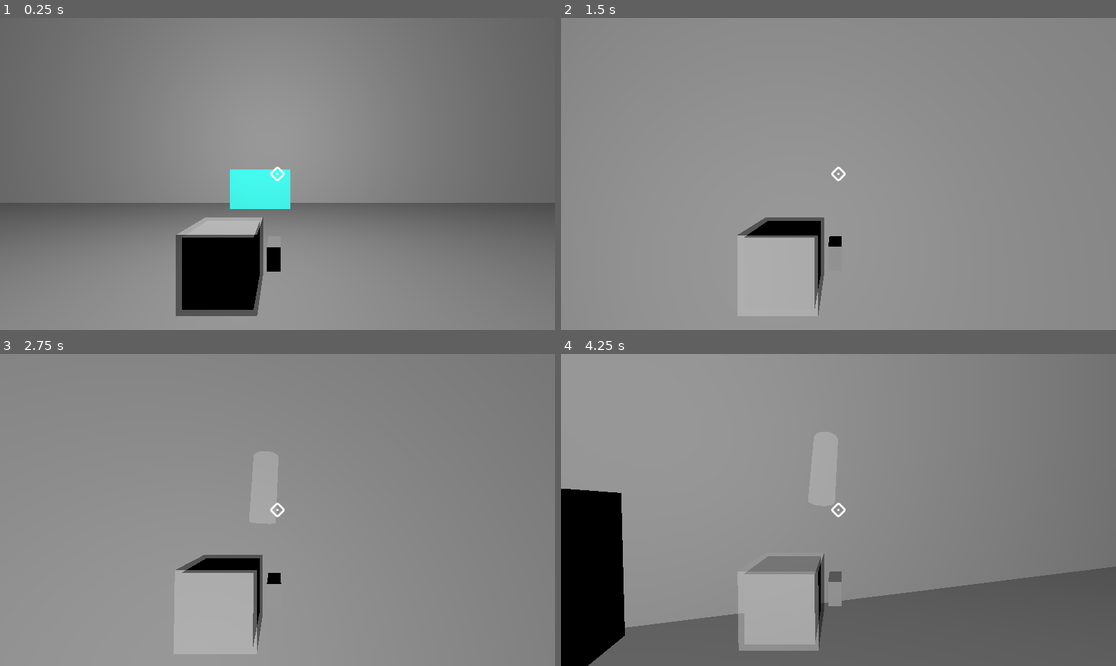
Above: before the commit, frames 1-4 (two rows, left to right).
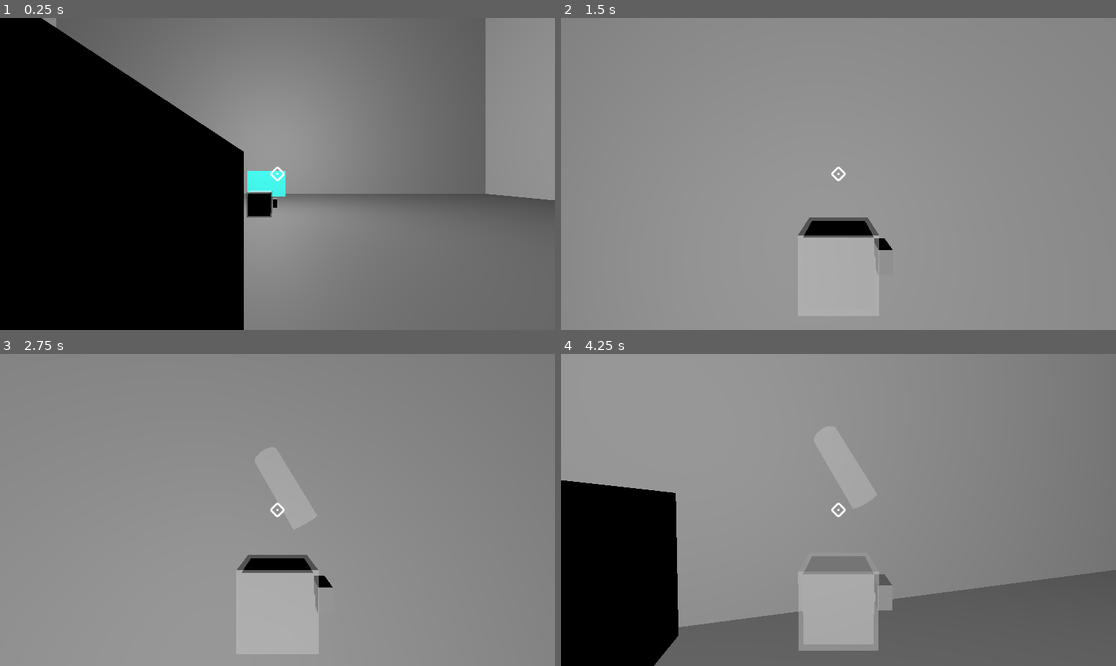
Above: after the commit, the same moments.

Repository: Silverkeybord/Reclaim
Game: Godot game, scene res://Scenes/ship/ship.tscn
The game is run twice, just before and just after one commit, with the same random seed, the same clock (stepped at 60 frames per second) and the same inputs.
Inputs (mouse positions are in pixels of both pictures, inside the frame that each line leads up to):
- Up to frame 1 (0.25 s): no input
- Up to frame 2 (1.5 s): tap Enter at 0.5 s; move the mouse to (866, 174) at 0.52 s; press the mouse at (866, 174) at 0.53 s; hold W (forward) from 0.53 s (still down); tap Q (build_mode) at 0.6 s; tap Space (jump) at 0.77 s; move the mouse to (810, 174) at 1.27 s; release the mouse at (810, 174) at 1.28 s; click (810, 174) at 1.35 s
- Up to frame 3 (2.75 s): keep holding W (forward); tap Space (jump) at 1.52, 2 s; tap Q (build_mode) at 1.55, 2.1 s; move the mouse to (288, 503) at 2.02 s; press the mouse at (288, 503) at 2.03 s
- Up to frame 4 (4.25 s): keep holding W (forward); move the mouse to (832, 516) at 2.77 s; release the mouse at (832, 516) at 2.78 s; tap F (change_build_mode) at 2.85 s; tap Space (jump) at 3.02, 3.77 s; tap Q (build_mode) at 3.05 s; tap Enter at 3.5 s; move the mouse to (877, 513) at 3.52 s; press the mouse at (877, 513) at 3.53 s; tap E (interact) at 3.6 s

The runs differ from the first frame. In frame 1, 47% of the frame differs, in the area x 0-100%, y 0-100%; in frame 2, 2.4%; in frame 3, 4.3%; in frame 4, 14%.
Error in both runs: Attempt to call function 'list_dir_begin' in base 'null instance' on a null instance. (res://Scripts/globals/game_data.gd:43)

Commit message:
Refactor player camera/weapon, add save & shorthand
Restructure player camera and weapon wiring, add game save/load and shorthand formatting, and apply assorted fixes.

- Player/player.tscn: reworked SpringArm hierarchy (SpringArm3D2 -> SpringArm3D) to add Z-axis arm, moved/renamed gun instance to "pistol", adjusted transforms, added pick_up Area and collision shape, and updated node paths for aim_ray.
- scenes/weapons/gun.tscn & scripts/weapons/gun.gd: added a RayCast3D (gun_ray) and exported gun_ray to allow weapon ray checks separate from camera ray.
- Scripts/player/camera_control.gd: added z_axis_spring_arm export and logic to update its length/position for first/third-person zoom.
- Scripts/player/player.gd: tightened hit overlay timing, switched shooting logic to use weapon.gun_ray when available, and added a debug print of Global.return_amount_shorthand.
- Scripts/globals/Global.gd: added SAVE_PATH and save_game/load_game/reset_game functions; increased MAX_SPHERES and added constants for shorthand formatting; replaced old get_amount_shorthand with return_amount_shorthand that uses magnitude/suffix logic.
- Scripts/enemies/base_enemy.gd: offset enemy spawn Y so spawned enemies sit on the floor.
- Scenes/enemies/enemy.tscn: fixed resource path casing for drop scene (res://scenes/...).
- Scenes/maps/remote_island.tscn & data/wave/remote_island.tres: adjusted marker/collision transforms
- Scripts/turrets/turret_slot.gd: removed redundant can_place/ cooldown lines in build_base.
- export_presets.cfg: updated include_filter and debug/export_console_wrapper.
- Removed binary build Reclaim_0.1_prototyping.exe from repo.

These changes improve camera/aim fidelity, separate camera and weapon raycasts for more accurate shooting, add basic persistent save support, and introduce readable numeric shorthand formatting.

Diff:
--- a/Reclaim/Scenes/enemies/enemy.tscn
+++ b/Reclaim/Scenes/enemies/enemy.tscn
@@ -1,7 +1,7 @@
 [gd_scene format=3 uid="uid://bsspjwwk4bvma"]
 
 [ext_resource type="Script" uid="uid://2m7df3t2upw4" path="res://scripts/enemies/base_enemy.gd" id="1_wbq3y"]
-[ext_resource type="PackedScene" uid="uid://qtk76i5mawjs" path="res://Scenes/enemies/drop.tscn" id="2_notgg"]
+[ext_resource type="PackedScene" uid="uid://qtk76i5mawjs" path="res://scenes/enemies/drop.tscn" id="2_notgg"]
 
 [sub_resource type="SphereShape3D" id="SphereShape3D_notgg"]
 
--- a/Reclaim/Scenes/maps/remote_island.tscn
+++ b/Reclaim/Scenes/maps/remote_island.tscn
@@ -101,16 +101,16 @@
 [node name="enemy_spawn_markers" type="Node" parent="." unique_id=1301469332]
 
 [node name="Marker3D3" type="Marker3D" parent="enemy_spawn_markers" unique_id=596874140 groups=["enemy_spawn_markers"]]
-transform = Transform3D(1, 0, 0, 0, 1, 0, 0, 0, 1, 90, 0, 0)
+transform = Transform3D(1, 0, 0, 0, 1, 0, 0, 0, 1, 90, -4, 0)
 
 [node name="Marker3D4" type="Marker3D" parent="enemy_spawn_markers" unique_id=166271002 groups=["enemy_spawn_markers"]]
-transform = Transform3D(1, 0, 0, 0, 1, 0, 0, 0, 1, -90, 0, 0)
+transform = Transform3D(1, 0, 0, 0, 1, 0, 0, 0, 1, -90, -4, 0)
 
 [node name="Marker3D2" type="Marker3D" parent="enemy_spawn_markers" unique_id=991813210 groups=["enemy_spawn_markers"]]
-transform = Transform3D(1, 0, 0, 0, 1, 0, 0, 0, 1, 0, 0, -90)
+transform = Transform3D(1, 0, 0, 0, 1, 0, 0, 0, 1, 0, -4, -90)
 
 [node name="Marker3D5" type="Marker3D" parent="enemy_spawn_markers" unique_id=446555927 groups=["enemy_spawn_markers"]]
-transform = Transform3D(1, 0, 0, 0, 1, 0, 0, 0, 1, 0, 0, 89.21158)
+transform = Transform3D(1, 0, 0, 0, 1, 0, 0, 0, 1, 0, -4, 89.21158)
 
 [node name="map" type="Node" parent="." unique_id=218265755]
 
@@ -125,7 +125,7 @@
 debug_color = Color(0, 0, 0, 1)
 
 [node name="CollisionShape3D2" type="CollisionShape3D" parent="map/enemy_only_path" unique_id=1460039863]
-transform = Transform3D(0.81915194, -0.40557978, 0.4055798, 0, 0.7071067, 0.7071067, -0.57357645, -0.5792281, 0.5792279, -7.579359, -3.4636104, -63.063274)
+transform = Transform3D(0.81915194, -0.40557978, 0.4055798, 0, 0.7071067, 0.7071067, -0.57357645, -0.5792281, 0.5792279, -7.56, -3.51, -63.063)
 shape = SubResource("BoxShape3D_7wlnk")
 debug_color = Color(0, 0, 0, 1)
 
@@ -135,7 +135,7 @@
 debug_color = Color(0, 0, 0, 1)
 
 [node name="CollisionShape3D4" type="CollisionShape3D" parent="map/enemy_only_path" unique_id=1128137135]
-transform = Transform3D(1, 0, 0, 0, 0.6873791, -0.7262988, 0, 0.7262988, 0.6873791, 13.651631, -3.4868546, -77.84124)
+transform = Transform3D(1, 0, 0, 0, 0.6873791, -0.7262988, 0, 0.7262988, 0.6873791, 13.651631, -3.4481936, -77.882)
 shape = SubResource("BoxShape3D_0k5vl")
 debug_color = Color(0, 0, 0, 1)
 
--- a/Reclaim/Scenes/player/player.tscn
+++ b/Reclaim/Scenes/player/player.tscn
@@ -20,6 +20,8 @@
 transparency = 1
 albedo_color = Color(0.8117647, 0.8117647, 0.8117647, 0.44313726)
 
+[sub_resource type="SphereShape3D" id="SphereShape3D_qek5x"]
+
 [sub_resource type="SphereShape3D" id="SphereShape3D_xxarj"]
 radius = 10.0
 
@@ -29,7 +31,7 @@
 script = ExtResource("1_eo61r")
 interact_overlay = NodePath("interact_overlay")
 hit_overlay = NodePath("hit_overlay")
-aim_ray = NodePath("SpringArm3D/RayCast3D")
+aim_ray = NodePath("SpringArm3D2/SpringArm3D/RayCast3D")
 gun_piviot = NodePath("gun_piviot")
 shooting_timer = NodePath("gun_piviot/shoot_timer")
 turret_holagram_scene = ExtResource("2_6upyo")
@@ -48,32 +50,46 @@
 mesh = SubResource("BoxMesh_6upyo")
 surface_material_override/0 = SubResource("StandardMaterial3D_xxarj")
 
-[node name="SpringArm3D" type="SpringArm3D" parent="." unique_id=1017678808 node_paths=PackedStringArray("player", "spring_arm", "gun_piviot")]
-transform = Transform3D(1, 0, 0, 0, 1, 0, 0, 0, 1, 0.75, 1.25, 0)
-spring_length = 3.0
+[node name="SpringArm3D2" type="SpringArm3D" parent="." unique_id=1504848558]
+transform = Transform3D(-4.371139e-08, 0, 1, 0, 1, 0, -1, 0, -4.371139e-08, 0, 1.25, 0)
+shape = SubResource("SphereShape3D_qek5x")
+spring_length = 0.75
+
+[node name="SpringArm3D" type="SpringArm3D" parent="SpringArm3D2" unique_id=1017678808 node_paths=PackedStringArray("player", "spring_arm", "gun_piviot", "z_axis_spring_arm")]
+transform = Transform3D(-4.371139e-08, 0, -1, 0, 1, 0, 1, 0, -4.371139e-08, -3.278354e-08, 0, 0.75)
+spring_length = 10.0
 script = ExtResource("2_mxepk")
-player = NodePath("..")
+player = NodePath("../..")
 spring_arm = NodePath(".")
-gun_piviot = NodePath("../gun_piviot")
-
-[node name="Third person" type="Camera3D" parent="SpringArm3D" unique_id=918761004]
+gun_piviot = NodePath("../../gun_piviot")
+z_axis_spring_arm = NodePath("..")
+
+[node name="Third person" type="Camera3D" parent="SpringArm3D2/SpringArm3D" unique_id=918761004]
 current = true
 
-[node name="RayCast3D" type="RayCast3D" parent="SpringArm3D" unique_id=49309072]
+[node name="RayCast3D" type="RayCast3D" parent="SpringArm3D2/SpringArm3D" unique_id=49309072]
 transform = Transform3D(1, 0, 0, 0, 1, 0, 0, 0, 1, 0, 0, -0.5)
 target_position = Vector3(0, 0, -150)
 collision_mask = 25
 collide_with_areas = true
 
 [node name="gun_piviot" type="Node3D" parent="." unique_id=2066967989]
-transform = Transform3D(1, 0, 0, 0, 1, 0, 0, 0, 1, 0.7, 0, 0)
-
-[node name="Gun" parent="gun_piviot" unique_id=1312602602 node_paths=PackedStringArray("player") instance=ExtResource("4_xxarj")]
-transform = Transform3D(1, 0, 0, 0, 1, 0, 0, 0, 1, 0, 0.1, -0.125)
+transform = Transform3D(1, 0, 0, 0, 1, 0, 0, 0, 1, 0.65, 0.1, 0)
+
+[node name="pistol" parent="gun_piviot" unique_id=1312602602 node_paths=PackedStringArray("player") instance=ExtResource("4_xxarj")]
 player = NodePath("../..")
+metadata/_edit_lock_ = true
 
 [node name="shoot_timer" type="Timer" parent="gun_piviot" unique_id=1614041456]
 wait_time = 0.2
+
+[node name="pick_up_area" type="Area3D" parent="." unique_id=1724560040 groups=["drop"]]
+visible = false
+collision_layer = 4
+collision_mask = 128
+
+[node name="pick_up_shape" type="CollisionShape3D" parent="pick_up_area" unique_id=713600423]
+shape = SubResource("SphereShape3D_xxarj")
 
 [node name="normal_reticle" type="TextureRect" parent="." unique_id=1247984658]
 anchors_preset = 8
@@ -226,12 +242,5 @@
 texture = ExtResource("8_6k3cy")
 stretch_mode = 3
 
-[node name="pick_up_area" type="Area3D" parent="." unique_id=1724560040 groups=["drop"]]
-collision_layer = 4
-collision_mask = 128
-
-[node name="pick_up_shape" type="CollisionShape3D" parent="pick_up_area" unique_id=713600423]
-shape = SubResource("SphereShape3D_xxarj")
-
 [connection signal="timeout" from="gun_piviot/shoot_timer" to="." method="_on_shoot_timer_timeout"]
 [connection signal="body_entered" from="pick_up_area" to="." method="_on_pick_up_area_body_entered"]
--- a/Reclaim/Scripts/globals/Global.gd
+++ b/Reclaim/Scripts/globals/Global.gd
@@ -13,6 +13,7 @@
 
 # CONSTANTS ===============================================================
 # MISC --------------------------------------------------------------------
+const SAVE_PATH : String = "user://reclaim.save"
 const GRAVITY : float = 40.0
 const DEFAULT_BULLET_TRAIL_KEY : String = "default"
 const PROBABLITY_DIVIDE_CONSTANT : float = 100.0
@@ -20,8 +21,18 @@
 
 # CAPS --------------------------------------------------------------------
 const MAX_DROPS : int = 250
-const MAX_SPHERES : int = 100
+const MAX_SPHERES : int = 300
 const MAX_DAMAGE_INDICATIONS : int = 100
+const ORDER_OF_MAGNITUDE : int = 10
+const HUNDRED_THRESHOLD : int = 3
+const SHORT_HAND_NUDGE : float = 1e-9
+const MAX_SHORTHAND_MAGNITUDE : int = 12
+const MAX_TEXT : String = "MAX"
+const SHORTHAND_THRESHOLDS : Dictionary = {
+	int(9) : "B",
+	int(6) : "M",
+	int(3) : "K",
+}
 
 # EFFECTS SCENES ----------------------------------------------------------
 const TEMP_SOUND_SCENE : PackedScene = preload("res://scenes/misc/temp_sound_scene.tscn")
@@ -121,42 +132,67 @@
 	new_indication.init()
 
 
-## Converts large integers into human-readable shorthand formatting.
-## --- Made With Gemini ---
-func get_amount_shorthand(value: int) -> String:
-	const THOUSAND_LIMIT : float = 1_000.0
-	const MILLION_LIMIT  : float = 1_000_000.0
-	const BILLION_LIMIT  : float = 1_000_000_000.0
+## Converts large integers into shorthand notation (e.g. 1_500 → "1.5K")
+func return_amount_shorthand(value: float) -> String:
+	var magnitude : int = floori(log(value) / log(ORDER_OF_MAGNITUDE) + SHORT_HAND_NUDGE)
+	var magnitude_divisor : int
+	var suffix : String
+	var decimal_point_needed : bool = false
 
-	const SUFFIX_THOUSAND : String = "K"
-	const SUFFIX_MILLION  : String = "M"
-	const SUFFIX_BILLION  : String = "B"
+	if value <= 0:
+		return str(int(value))
 
-	const STRING_FORMAT_ONE_DECIMAL : String = "%.1f"
-	const FLOATING_POINT_ZERO_TRAIL : String = ".0"
+	if magnitude < HUNDRED_THRESHOLD:
+		return str(int(value))
 
-	var absolute_value : int = abs(value)
-	var suffix := ""
-	var divided_value := float(value)
+	if magnitude >= MAX_SHORTHAND_MAGNITUDE:
+		return MAX_TEXT
 
-	# Direct evaluation blocks remove loop overhead entirely
-	if absolute_value >= BILLION_LIMIT:
-		divided_value = float(value) / BILLION_LIMIT
-		suffix = SUFFIX_BILLION
-	elif absolute_value >= MILLION_LIMIT:
-		divided_value = float(value) / MILLION_LIMIT
-		suffix = SUFFIX_MILLION
-	elif absolute_value >= THOUSAND_LIMIT:
-		divided_value = float(value) / THOUSAND_LIMIT
-		suffix = SUFFIX_THOUSAND
-	else:
-		return str(value)
+	for x in SHORTHAND_THRESHOLDS:
+		if x <= magnitude:
+			suffix = SHORTHAND_THRESHOLDS[x]
+			magnitude_divisor = x
+			if magnitude == x:
+				decimal_point_needed = true
 
-	# Apply truncation formatting rule
-	var formatted_string := STRING_FORMAT_ONE_DECIMAL % divided_value
+			break
 
-	# Strip trailing zeros dynamically based on target string length
-	if formatted_string.ends_with(FLOATING_POINT_ZERO_TRAIL):
-		formatted_string = formatted_string.left(-FLOATING_POINT_ZERO_TRAIL.length())
+	if decimal_point_needed:
+		var tenth : int = roundi(value / (ORDER_OF_MAGNITUDE ** magnitude_divisor) * 10.0)
+		var whole : int = roundi(float(tenth) / 10.0)
+		var remainder : int = tenth % 10
 
-	return formatted_string + suffix
+		if remainder == 0:
+			return str(whole) + suffix
+		return "%d.%d" % [whole, remainder] + suffix
+
+	return str(floori(value / (ORDER_OF_MAGNITUDE ** magnitude_divisor))) + suffix
+
+
+# SAVEING, LODING, AND RESETING GAME DATA ------------------------------------
+func save_game():
+	var file = FileAccess.open(SAVE_PATH, FileAccess.WRITE)
+
+	var save_data = {
+		# inventory / storage
+		"inventory" : inventory,
+	}
+
+	file.store_var(save_data)
+
+
+func load_game():
+	if !FileAccess.file_exists(SAVE_PATH):
+		return
+
+
+	var file = FileAccess.open(SAVE_PATH, FileAccess.READ)
+	var data = file.get_var()
+
+	inventory = data["inventory"]
+
+
+func reset_game():
+	if FileAccess.file_exists(SAVE_PATH):
+		DirAccess.remove_absolute(ProjectSettings.globalize_path(SAVE_PATH))
+	get_tree().quit()
--- a/Reclaim/Scripts/player/camera_control.gd
+++ b/Reclaim/Scripts/player/camera_control.gd
@@ -10,6 +10,7 @@
 const FIRST_PERSON_CAMERA_LENGTH := 0
 const THIRD_PERSON_CAMERA_OFFSET := Vector3(0.75, 1.25, 0)
 const FIRST_PERSON_CAMERA_OFFSET := Vector3(0, 0.4, 0)
+const Z_AXIS_THIRD_PERSON_OFFSET := Vector3(0, 1.25, 0)
 
 const RAY_LENGTH := 50 # in meters
 
@@ -20,6 +21,7 @@
 @export var player: CharacterBody3D
 @export var spring_arm: SpringArm3D
 @export var gun_piviot : Node3D
+@export var z_axis_spring_arm : SpringArm3D
 
 var pitch := 0.0
 var zoom_value := 3.0
@@ -64,5 +66,9 @@
 	if zoom_value <= FIRST_PERSON_THRESHOLD:
 		position = FIRST_PERSON_CAMERA_OFFSET
 		spring_arm.spring_length = FIRST_PERSON_CAMERA_LENGTH
+		z_axis_spring_arm.spring_length = FIRST_PERSON_CAMERA_LENGTH
+		z_axis_spring_arm.position = FIRST_PERSON_CAMERA_OFFSET
 	else:
 		position = THIRD_PERSON_CAMERA_OFFSET
+		z_axis_spring_arm.spring_length = THIRD_PERSON_CAMERA_OFFSET.z
+		z_axis_spring_arm.position = Z_AXIS_THIRD_PERSON_OFFSET
--- a/Reclaim/Scripts/player/player.gd
+++ b/Reclaim/Scripts/player/player.gd
@@ -6,7 +6,7 @@
 const GUN_CHILD_INDEX := 0
 const ENEMY_METADATA_TAG := "enemy"
 const DROPS_GROUP_NAME := "drops"
-const HIT_OVERLAY_TIME := 0.1
+const HIT_OVERLAY_TIME := 0.08
 
 
 @export_group("player stat")
@@ -38,6 +38,8 @@
 	# gives the player their starting weapon
 	_set_new_weapon()
 
+	print(Global.return_amount_shorthand(1249))
+
 
 func _physics_process(delta: float) -> void:
 	#basic movement
@@ -181,10 +183,13 @@
 
 func _shoot() -> void:
 	var to : Vector3
-	if aim_ray.is_colliding():
+	if aim_ray.is_colliding() and weapon.gun_ray.is_colliding():
+		#var camera_ray_collision_point = aim_ray.get_collision_point()
+		#weapon.gun_ray.look_at(camera_ray_collision_point)
+		#to = weapon.gun_ray.get_collision_point()
 		to = aim_ray.get_collision_point()
 
-		var hit = aim_ray.get_collider()
+		var hit = weapon.gun_ray.get_collider()
 		if hit.has_meta(ENEMY_METADATA_TAG):
 			# damages enemies and flashes the hit overlay
 			hit.hit(weapon_resourse.damage)
--- a/Reclaim/Scripts/turrets/turret_slot.gd
+++ b/Reclaim/Scripts/turrets/turret_slot.gd
@@ -51,9 +51,6 @@
 
 	current_base = base_type
 
-	can_place = false
-	place_cooldown.start()
-
 	if base:
 		base.queue_free()
 
--- a/Reclaim/data/wave/remote_island.tres
+++ b/Reclaim/data/wave/remote_island.tres
@@ -7,8 +7,8 @@
 key = "remote_island"
 spawn_start_rate = 10.0
 spawn_end_rate = 5.0
-cluster_start_size = 1
-cluster_end_size = 5
+cluster_start_size = 20
+cluster_end_size = 30
 commander_start_size = 1.9
 commander_end_size = 2.2
 cluster_spawn_radius = 15.0
--- a/Reclaim/scenes/weapons/gun.tscn
+++ b/Reclaim/scenes/weapons/gun.tscn
@@ -8,9 +8,10 @@
 [sub_resource type="BoxMesh" id="BoxMesh_meube"]
 size = Vector3(0.2, 0.35, 0.2)
 
-[node name="Gun" type="Node3D" unique_id=1312602602 node_paths=PackedStringArray("bullet_spawn")]
+[node name="pistol" type="Node3D" unique_id=1312602602 node_paths=PackedStringArray("bullet_spawn", "gun_ray")]
 script = ExtResource("1_ayfoy")
 bullet_spawn = NodePath("Marker3D")
+gun_ray = NodePath("Marker3D/RayCast3D")
 
 [node name="MeshInstance3D" type="MeshInstance3D" parent="." unique_id=1549322345]
 transform = Transform3D(1, 0, 0, 0, 1, 0, 0, 0, 1, 0, 0, -0.15)
@@ -22,3 +23,7 @@
 
 [node name="Marker3D" type="Marker3D" parent="." unique_id=1721114242]
 transform = Transform3D(1, 0, 0, 0, 1, 0, 0, 0, 1, 0, 0, -0.3)
+
+[node name="RayCast3D" type="RayCast3D" parent="Marker3D" unique_id=645581426]
+transform = Transform3D(1, 0, 0, 0, 1, 0, 0, 0, 1, 0, 0, 0.3)
+target_position = Vector3(0, 0, -150)
--- a/Reclaim/scripts/enemies/base_enemy.gd
+++ b/Reclaim/scripts/enemies/base_enemy.gd
@@ -51,6 +51,9 @@
 
 	# so turrets dont target it when its is instianted at 0, 0, 0
 	await get_tree().create_timer(LOAD_BUFFER).timeout
+
+	# the enemys spawn half in the floor so adding half their radius will put them on the floor
+	global_position.y += size / 2
 
 	set_process(true)
 	set_physics_process(true)
--- a/Reclaim/scripts/weapons/gun.gd
+++ b/Reclaim/scripts/weapons/gun.gd
@@ -5,5 +5,6 @@
 @export var shooting_type : Global.SHOT_TYPE
 @export var bullet_type : String
 @export var bullet_spawn : Marker3D
+@export var gun_ray : RayCast3D
 
 @export var player : CharacterBody3D
Not shown, changed: Reclaim/export_presets.cfg
Not shown, changed: Reclaim/builds/Reclaim_0.1_prototyping.exe
